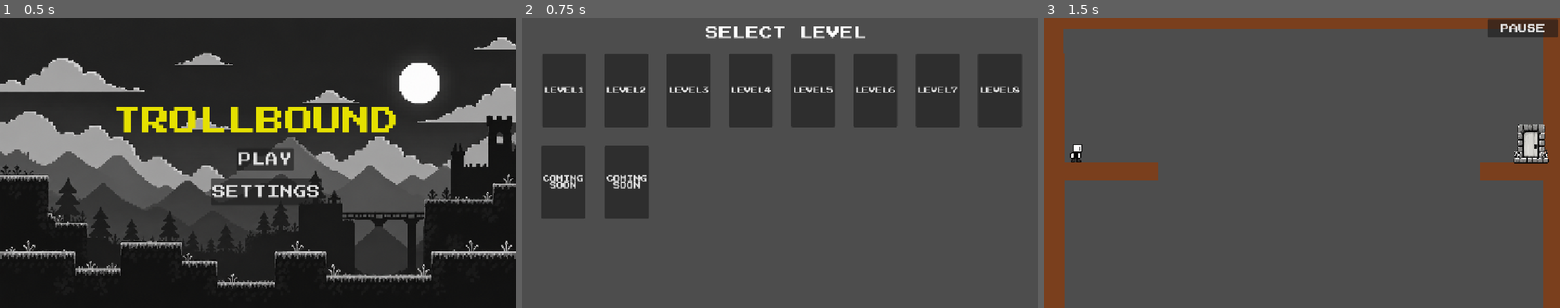
Above: before the commit, frames 1-3 (left to right).
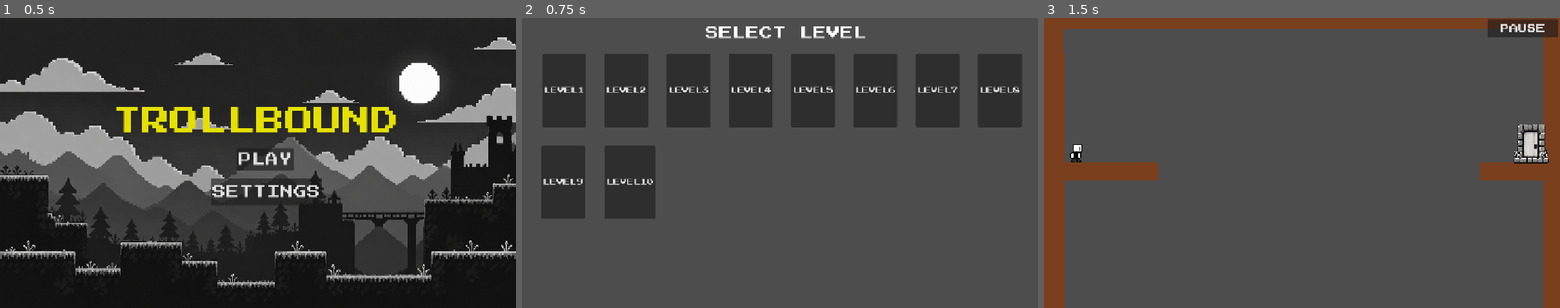
Above: after the commit, the same moments.

Repository: akshaykpillai369-max/trollbound
Game: Godot game, scene res://scenes/main_menu.tscn
Same seed, same stepped clock (60 frames per second), same inputs: the game is played once before the commit and once after it.
Inputs:
- Up to frame 1 (0.5 s): no input
- Up to frame 2 (0.75 s): click "PLAY" at 0.5 s
- Up to frame 3 (1.5 s): click "LEVEL8" at 1.25 s

Frame 1 is identical in both runs. In frame 2, 0.7% of the frame differs, in the area x 4-26%, y 44-70%; in frame 3, nothing differs.
Error in both runs: Invalid call. Nonexistent function 'load_progress' in base 'Nil'. (res://scripts/main_menu.gd:11)

Commit message:
added level 9

Diff:
--- /dev/null
+++ b/levels/level9.tscn
@@ -0,0 +1,105 @@
+[gd_scene format=3 uid="uid://dp1ou16qfqa1g"]
+
+[ext_resource type="Script" uid="uid://b62qep6h4n6ir" path="res://scripts/level_9.gd" id="1_6mid5"]
+[ext_resource type="PackedScene" uid="uid://b8cuttrr7owoe" path="res://scenes/ground.tscn" id="1_lwt4d"]
+[ext_resource type="PackedScene" uid="uid://c32sv2neaa3e4" path="res://scenes/player.tscn" id="2_h7pi5"]
+[ext_resource type="PackedScene" uid="uid://j6ypk6xeg7cw" path="res://scenes/orange_smallground.tscn" id="3_6mid5"]
+[ext_resource type="PackedScene" uid="uid://gpqdputycit2" path="res://scenes/death_screen.tscn" id="5_jvmxc"]
+[ext_resource type="PackedScene" uid="uid://d24ggyj8i4k2e" path="res://scenes/winner_screen.tscn" id="6_csfeo"]
+[ext_resource type="PackedScene" uid="uid://djmbhmvqa6m5" path="res://scenes/pause_menu.tscn" id="7_24dmg"]
+[ext_resource type="FontFile" uid="uid://dvrkigp4rd1xo" path="res://assets/fonts/PressStart2P-Regular.ttf" id="8_y3hxw"]
+[ext_resource type="PackedScene" uid="uid://c0hegemm1vd4b" path="res://scenes/exit.tscn" id="9_csfeo"]
+[ext_resource type="AudioStream" uid="uid://b6n2wnkwb30lc" path="res://assets/sounds/overworld_theme.ogg" id="10_24dmg"]
+
+[sub_resource type="RectangleShape2D" id="RectangleShape2D_unhky"]
+size = Vector2(80, 126.5)
+
+[sub_resource type="RectangleShape2D" id="RectangleShape2D_n7nmp"]
+size = Vector2(64, 92)
+
+[node name="Level9" type="Node2D" unique_id=1479234177]
+script = ExtResource("1_6mid5")
+
+[node name="Ground" parent="." unique_id=1210730134 instance=ExtResource("1_lwt4d")]
+position = Vector2(-588, -17)
+
+[node name="Ground2" parent="." unique_id=1194588449 instance=ExtResource("1_lwt4d")]
+position = Vector2(616, -17)
+
+[node name="TopGround" parent="." unique_id=1482347410 instance=ExtResource("1_lwt4d")]
+position = Vector2(-1003, -1012)
+scale = Vector2(2.7, 2.7)
+
+[node name="LeftSideGround" parent="." unique_id=328277645 instance=ExtResource("1_lwt4d")]
+position = Vector2(731, -810.00006)
+rotation = 1.569051
+scale = Vector2(2, 2)
+
+[node name="RightSideGround" parent="." unique_id=1050407483 instance=ExtResource("1_lwt4d")]
+position = Vector2(1881.0001, -827.9999)
+rotation = 1.569051
+scale = Vector2(2, 2)
+
+[node name="Player" parent="." unique_id=694940250 instance=ExtResource("2_h7pi5")]
+position = Vector2(-235, -133)
+scale = Vector2(2, 2)
+
+[node name="TrollGround" type="Node2D" parent="." unique_id=1376554240]
+
+[node name="Ground2" parent="TrollGround" unique_id=28849064 instance=ExtResource("3_6mid5")]
+position = Vector2(-59, -17)
+
+[node name="Ground5" parent="TrollGround" unique_id=1263789287 instance=ExtResource("3_6mid5")]
+position = Vector2(477, -17)
+
+[node name="Ground3" parent="TrollGround" unique_id=408021310 instance=ExtResource("3_6mid5")]
+position = Vector2(136, -17)
+
+[node name="Ground4" parent="TrollGround" unique_id=1495101149 instance=ExtResource("3_6mid5")]
+position = Vector2(317, -17)
+
+[node name="GoneTrigger" type="Area2D" parent="TrollGround/Ground4" unique_id=802199824]
+
+[node name="CollisionShape2D2" type="CollisionShape2D" parent="TrollGround/Ground4/GoneTrigger" unique_id=1117942226]
+position = Vector2(378, 277)
+shape = SubResource("RectangleShape2D_unhky")
+
+[node name="hidegroundtrigger" type="Area2D" parent="TrollGround" unique_id=668005129]
+
+[node name="CollisionShape2D" type="CollisionShape2D" parent="TrollGround/hidegroundtrigger" unique_id=924598381]
+position = Vector2(227, 278)
+shape = SubResource("RectangleShape2D_n7nmp")
+
+[node name="UI" type="CanvasLayer" parent="." unique_id=218718240]
+
+[node name="DeathScreen" parent="UI" unique_id=621254565 instance=ExtResource("5_jvmxc")]
+
+[node name="WinnerScreen" parent="UI" unique_id=162556210 instance=ExtResource("6_csfeo")]
+
+[node name="PauseMenu" parent="UI" unique_id=431796501 instance=ExtResource("7_24dmg")]
+process_mode = 2
+visible = false
+position = Vector2(30, -7)
+
+[node name="PauseButton" type="Button" parent="UI" unique_id=1451963530]
+offset_left = 990.0
+offset_top = 3.0
+offset_right = 1148.0
+offset_bottom = 43.0
+theme_override_fonts/font = ExtResource("8_y3hxw")
+theme_override_font_sizes/font_size = 20
+text = "PAUSE"
+
+[node name="Exit" parent="." unique_id=161210779 instance=ExtResource("9_csfeo")]
+position = Vector2(558, -9)
+
+[node name="LevelMusic" type="AudioStreamPlayer2D" parent="." unique_id=1979539530]
+stream = ExtResource("10_24dmg")
+
+[connection signal="body_entered" from="TrollGround/Ground4/GoneTrigger" to="." method="_on_gone_trigger_body_entered"]
+[connection signal="body_entered" from="TrollGround/hidegroundtrigger" to="." method="_on_hidegroundtrigger_body_entered"]
+[connection signal="pressed" from="UI/WinnerScreen/NextButton" to="." method="_on_next_button_pressed"]
+[connection signal="pressed" from="UI/PauseButton" to="." method="_on_pause_button_pressed"]
+
+[editable path="TrollGround/Ground2"]
+[editable path="UI/WinnerScreen"]
--- a/levels/level_select.tscn
+++ b/levels/level_select.tscn
@@ -86,17 +86,13 @@
 layout_mode = 2
 theme_override_fonts/font = ExtResource("1_mk87e")
 theme_override_font_sizes/font_size = 15
-text = "COMING
-SOON
-"
+text = "LEVEL9"
 
 [node name="Level10Button" type="Button" parent="SecondRow" unique_id=665458248]
 layout_mode = 2
 theme_override_fonts/font = ExtResource("1_mk87e")
 theme_override_font_sizes/font_size = 15
-text = "COMING
-SOON
-"
+text = "LEVEL10"
 
 [node name="MenuMusic" type="AudioStreamPlayer2D" parent="." unique_id=1311317492]
 stream = ExtResource("3_f7cvi")
--- a/scripts/level_8.gd
+++ b/scripts/level_8.gd
@@ -50,7 +50,7 @@
 		$MovingGround/Ground3.queue_free()
 
 func show_win_screen():
-	Settings.highest_unlocked_level = max(Settings.highest_unlocked_level, 7)
+	Settings.highest_unlocked_level = max(Settings.highest_unlocked_level, 9)
 	Settings.save_progress()
 	$Player.set_physics_process(false)
 	$UI/WinnerScreen.show()
--- /dev/null
+++ b/scripts/level_9.gd
@@ -0,0 +1,53 @@
+extends Node2D
+
+
+# Called when the node enters the scene tree for the first time.
+func _ready() -> void:
+	if Settings.main_menu_music_enabled:
+		$LevelMusic.play()
+
+
+# Called every frame. 'delta' is the elapsed time since the previous frame.
+func _process(delta: float) -> void:
+	pass
+
+func _on_hidegroundtrigger_body_entered(body: Node2D) -> void:
+		if body.name == "Player":
+			$TrollGround.hide()
+			$TrollGround/Ground2.collision_layer = 0
+			$TrollGround/Ground2.collision_mask = 0
+			await get_tree().create_timer(1.2).timeout
+			$TrollGround.show()
+			$TrollGround/Ground2.collision_layer = 1
+			$TrollGround/Ground2.collision_mask = 1
+
+
+func _on_gone_trigger_body_entered(body: Node2D) -> void:
+	if body.name == "Player":
+		var tween = create_tween()
+		tween.tween_property($TrollGround/Ground2, "scale", Vector2(0.05, 0.05), 1.2)
+		await tween.finished
+		$TrollGround/Ground5.collision_layer = 0
+		$TrollGround/Ground5.collision_mask = 0
+		await get_tree().create_timer(0.5).timeout
+		var next_tween = create_tween()
+		next_tween.tween_property($TrollGround/Ground3, "scale", Vector2(0.05, 0.05), 1.2)
+		await next_tween.finished
+		$TrollGround/Ground3.collision_mask = 0
+		await get_tree().create_timer(0.3).timeout
+		$TrollGround/Ground5.collision_layer = 1
+		$TrollGround/Ground5.collision_mask = 1
+
+func show_win_screen():
+	Settings.highest_unlocked_level = max(Settings.highest_unlocked_level, 10)
+	Settings.save_progress()
+	$Player.set_physics_process(false)
+	$UI/WinnerScreen.show()
+
+func _on_pause_button_pressed() -> void:
+	$UI/PauseMenu.show()
+	get_tree().paused = true
+
+func _on_next_button_pressed() -> void:
+	get_tree().paused = false
+	get_tree().change_scene_to_file("res://levels/level10.tscn")
--- a/scripts/winner_screen.gd
+++ b/scripts/winner_screen.gd
@@ -13,7 +13,3 @@
 func _on_main_menu_button_pressed() -> void:
 	get_tree().paused = false
 	get_tree().change_scene_to_file("res://scenes/main_menu.tscn")
-
-
-func _on_next_button_pressed() -> void:
-	pass # Replace with function body.
